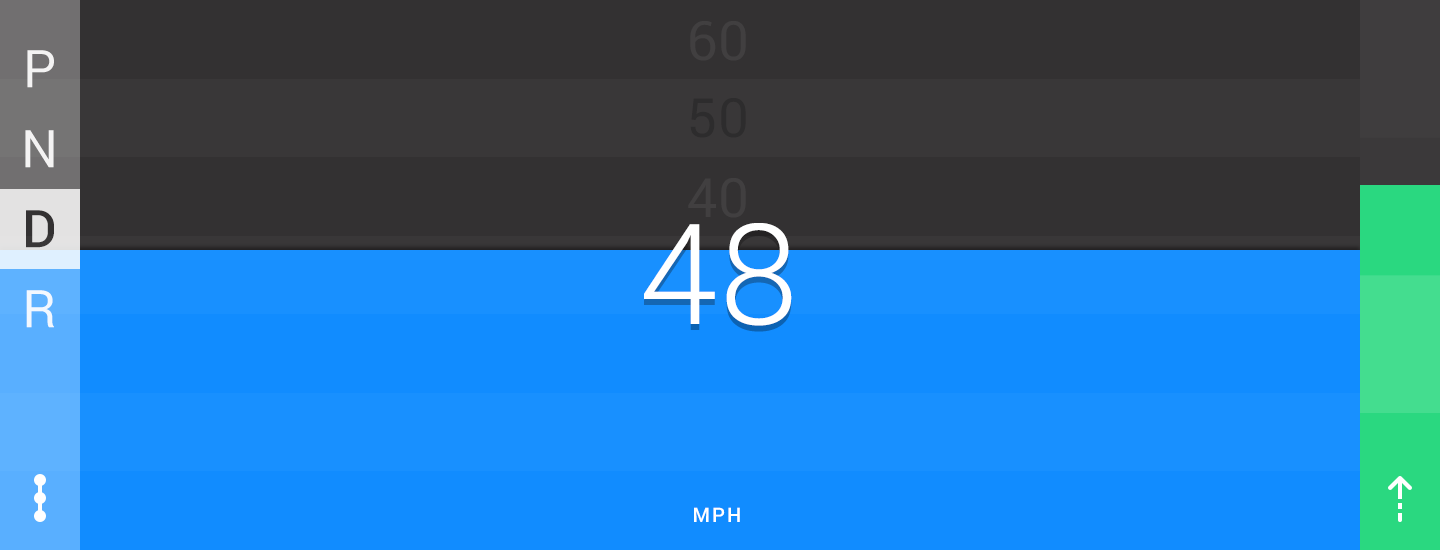
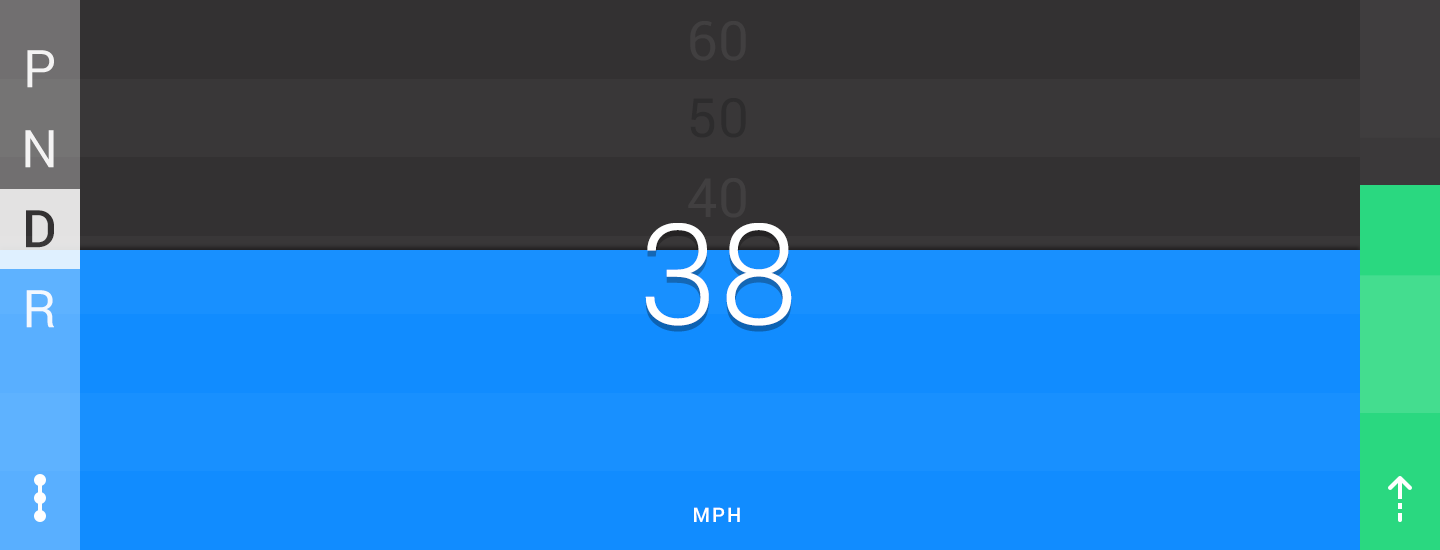
Layered file, before and after one edit (1440 x 550). Changes by layer:
renamed "48" to "38", painted on it over [644,223,715,326]
